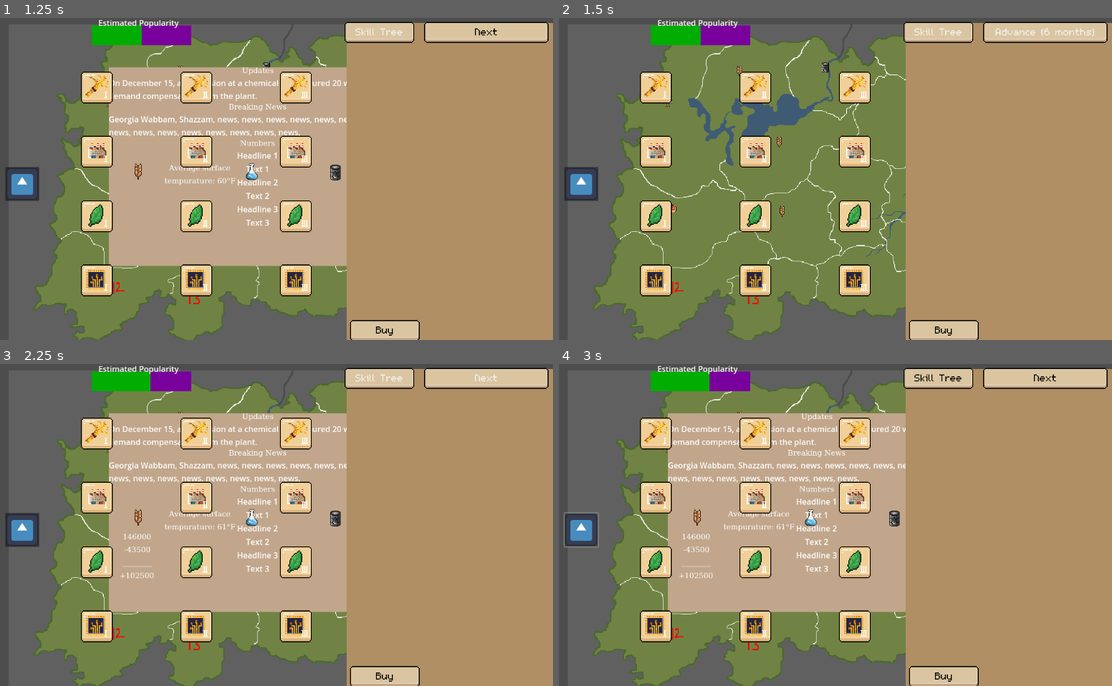
Above: before the commit, frames 1-4 (two rows, left to right).
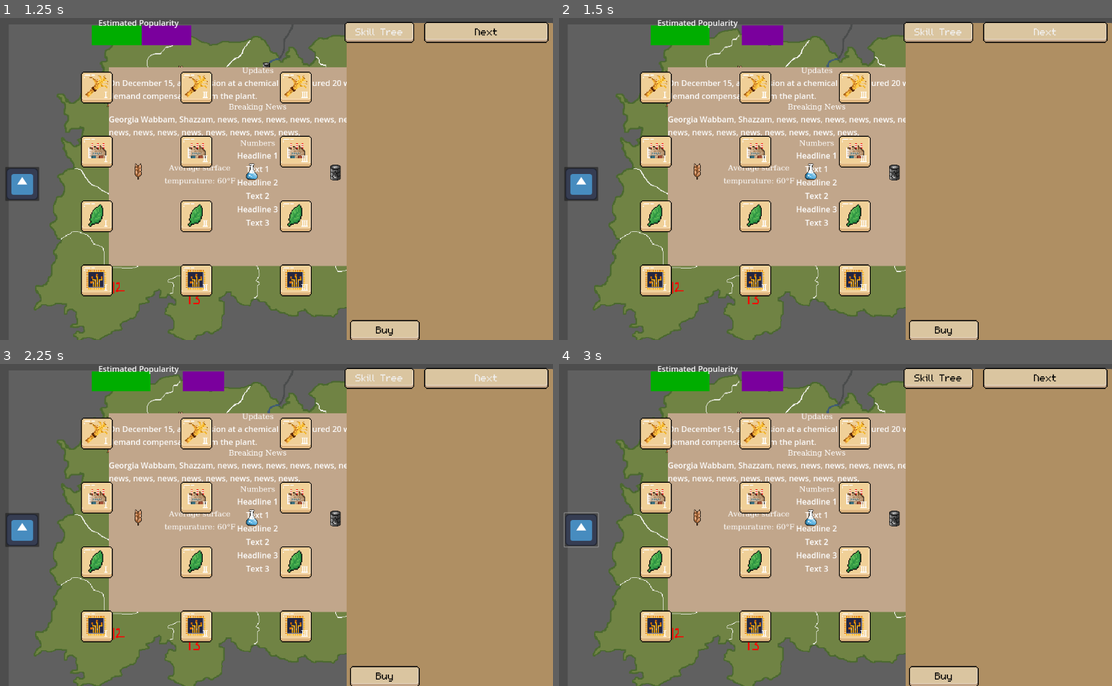
Above: after the commit, the same moments.

Repository: mccoogp/WeatherInc
Game: Godot game, scene res://world.tscn
Same seed, same stepped clock (60 frames per second), same inputs: the game is played once before the commit and once after it. The engine's default icon, where the game draws it, is replaced by a stand-in: a white triangle on a blue panel in a dark square.
Inputs (mouse positions are in pixels of both pictures, inside the frame that each line leads up to):
- Up to frame 1 (1.25 s): click "Skill Tree" at 0.5 s
- Up to frame 2 (1.5 s): click "Next" at 1.25 s
- Up to frame 3 (2.25 s): click "Advance (6 months)" (after the commit: "Next") at 2 s
- Up to frame 4 (3 s): click (581, 531) at 2.75 s

Frame 1 is identical in both runs. In frame 2, 24% of the frame differs, in the area x 19-97%, y 2-78%; in frame 3, 0.9%; in frame 4, 0.9%.
Error after the commit: Invalid assignment of property or key 'skillsclicked' with value of type 'bool' on a base object of type 'null instance'. (res://scroll_container.gd:46)

Commit message:
trying to deal with merge conflicts

Diff:
--- a/news.gd
+++ b/news.gd
@@ -4,3 +4,4 @@
 @export var clicked = false
 @export var hide = false
 @export var text = "Next"
+@export var skillclicked = false
--- /dev/null
+++ b/pause.tscn
@@ -0,0 +1,20 @@
+[gd_scene format=3 uid="uid://b6n21rixj3vjv"]
+
+[node name="Pause" type="Node2D"]
+
+[node name="CanvasLayer" type="CanvasLayer" parent="."]
+
+[node name="Label" type="Label" parent="."]
+offset_top = 1.0
+offset_right = 148.0
+offset_bottom = 24.0
+text = "This is pause menu
+"
+
+[node name="Button" type="Button" parent="."]
+offset_left = 183.0
+offset_top = 1.0
+offset_right = 220.0
+offset_bottom = 32.0
+text = "Exit
+"
--- a/scroll_container.gd
+++ b/scroll_container.gd
@@ -43,3 +43,4 @@
 func _on_skill_tree_toggle_button_down() -> void:
 	var skill_tree = get_node("../SkillTree")
 	skill_tree.visible = !skill_tree.visible
+	$CanvasLayer/News.skillsclicked = true
--- a/world.gd
+++ b/world.gd
@@ -13,7 +13,7 @@
 var ind_modifier = 1.0
 var tech_modifier = 1.0
 
-var phase = 1
+var phase = 3
 var food = 10000
 var money = 50000
 var temp = 60
@@ -35,7 +35,7 @@
 var activatefact = false
 var energyprod = 0
 
-
+var previousvis = [false, false, false]
 var frame = 0
 
 func ElectResults(random = 0):
@@ -101,11 +101,16 @@
 
 
 func _input(event):
-
+	if Input.is_key_pressed(KEY_ESCAPE):
+				frame = 2
+				$Camera2D.position = Vector2(-1420, 297)
+				$Camera2D.zoom = Vector2(1,1)
+				previousvis = [$CanvasLayer.visible, $"Popularity bar".visible, $Start.visible]
+				$CanvasLayer.visible = false
+				$"Popularity bar".visible =  false
+				$Start.visible = false
 
 	if frame == 0:
-
-
 		if phase == 2:
 			if zoom == -1:
 				curprod = 0
@@ -211,7 +216,7 @@
 							if posprod[curprod] in districts[zoom].product:
 								if checkprod == false:
 									$DistrictMenu/Industry/Label.text += "
-									Press X to confirm"
+									Press X to confirm."
 									checkprod = true
 									$DistrictMenu/Popularity.extra += 1
 								else:
@@ -283,10 +288,11 @@
 
 
 				if event is InputEventKey and event.pressed:
-					if Input.is_key_pressed(KEY_ESCAPE):
+					if Input.is_key_pressed(KEY_BACKSPACE):
 						cameracenter =  Vector2(420, 297)
 						camerazoom = 1
 						zoom = -1
+
 
 				if event is InputEventMouseButton:
 					if event.button_index == MOUSE_BUTTON_LEFT and event.pressed:
@@ -307,6 +313,8 @@
 							frame = 1
 							$Camera2D.position = Vector2(1920, 297)
 							$Camera2D.zoom = Vector2(1,1)
+							$"Popularity bar".visible = false
+							$CanvasLayer.visible = false
 
 	if frame == 1:
 		if event is InputEventKey and event.pressed:
@@ -315,6 +323,16 @@
 				$Camera2D.position = Vector2(420, 297)
 				$Camera2D.zoom = Vector2(1,1)
 				$DistrictMenu.industry_clicked = false
+				$CanvasLayer.visible = true
+				$"Popularity bar".visible = true
+	if frame == 2:
+		if Input.is_key_pressed(KEY_BACKSPACE):
+				frame = 0
+				$Camera2D.position = Vector2(420, 297)
+				$Camera2D.zoom = Vector2(1,1)
+				$CanvasLayer.visible = previousvis[0]
+				$"Popularity bar".visible =  previousvis[1]
+				$Start.visible = previousvis[2]
 
 func _process(delta: float) -> void:
 	$Label4.text = "    =" + str(food) + "\n    = " + str(money)
@@ -492,13 +510,13 @@
 			var estimate = GenPopularity(10)
 			$"Popularity bar/ColorRect".size.x = estimate
 			$"Popularity bar/ColorRect2".size.x = 100 - estimate
-			$"Popularity bar/ColorRect2".position.x = 2 + 2*estimate
-
-
-
-
-
-
+			$"Popularity bar/ColorRect2".position.x = 68 + 2*estimate
+
+
+
+
+			$"Popularity bar".visible = true
+			$Start.visible = false
 			$CanvasLayer/News.hide = false
 			$CanvasLayer/News.text = "Next"
 			temp += 1
Not shown, changed: .DS_Store
